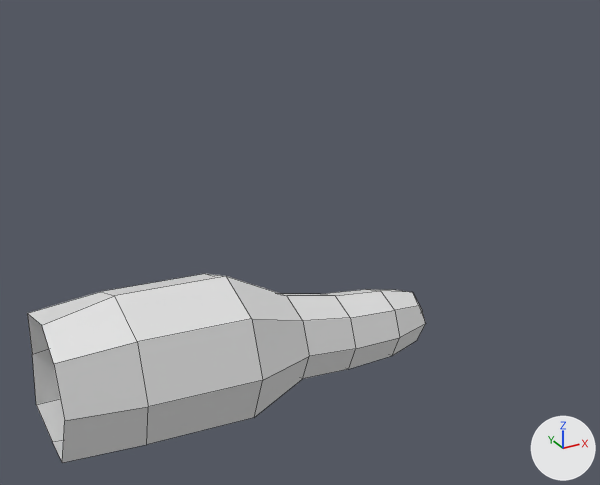
A saved change to the FBX model city-sim/Assets/Models/Cave_1.fbx.
Camera for both pictures: a 50 mm lens placed at (-6.25, -11.64, 8.33), pointed at (-0.46, -1.12, 3.07). Lighting does not change. The marker at lower right points along +X, +Y and +Z. Mesh edges are drawn as thin lines.
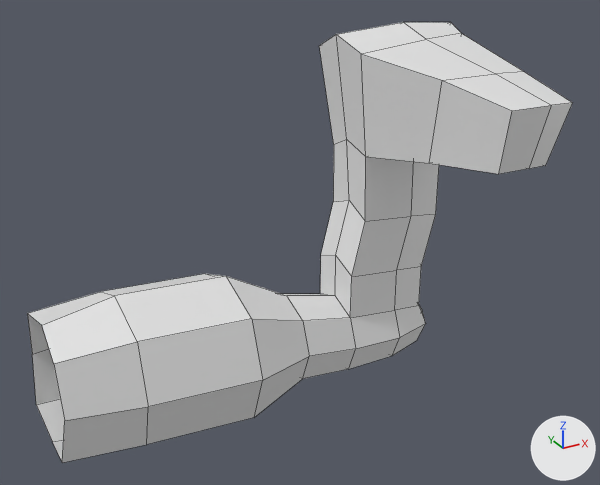
Commit message: cave model updates

The edits, one by one:
me_cube is used by ob_cube; location (0.0, 0.0, 1.0).
me_cube had 57 vertices, 52 faces and spanned x -4.47..2.92, y -1.31..1.31, z -1.43..1.3.
me_cube now has 101 vertices, 96 faces and spans x -4.47..3.11, y -3.53..1.31, z -1.43..5.11.
Part 1, on me_cube:
1 vertex is removed from x 1.9, y 0.0, z 0.14.
4 faces are deleted.
45 vertices are added at x 0.83..3.11, y -3.53..0.69, z 0.66..5.11.
48 new faces join them.

Changed parts and their boxes [x1, y1, x2, y2] in the pictures (600 x 485 px):
'Cube', reshaped (37% wider, 133% taller)
    before: [27, 274, 426, 463]
    after: [27, 22, 573, 463]
part 1 of me_cube, built on
    before: [324, 289, 419, 318]
    after: [319, 22, 573, 318]
